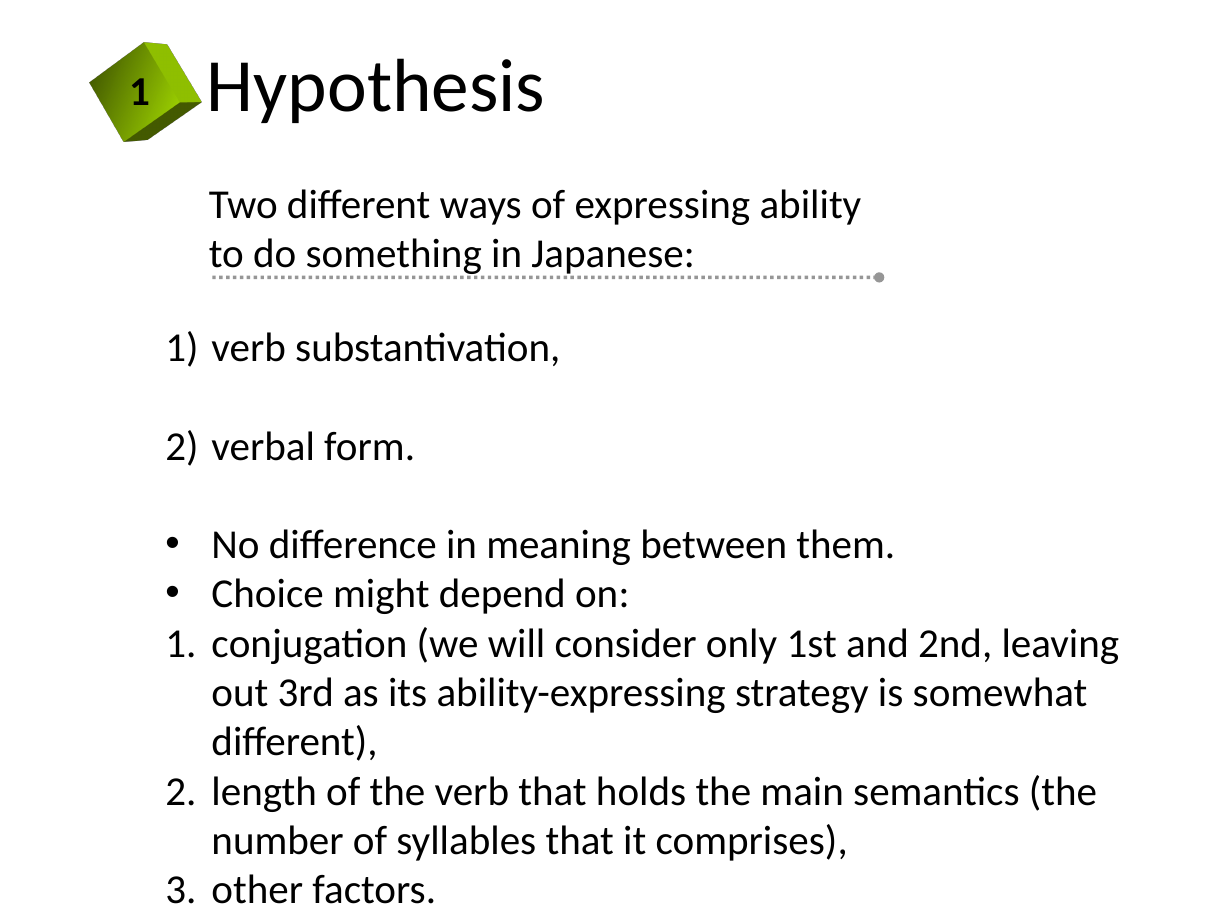
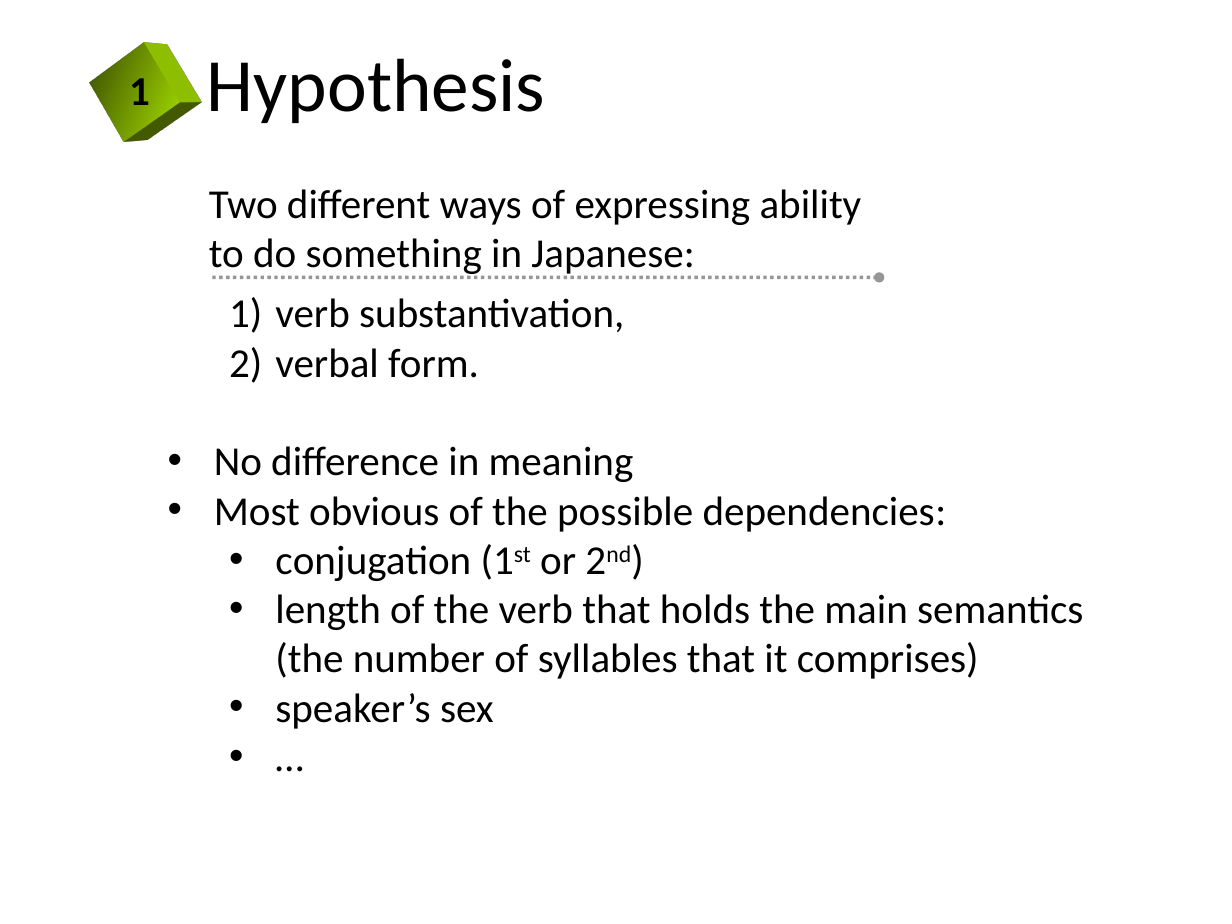
Before and after one commit to kateabr/r_project_data, a slide deck: slide 2 of slides.pptx. Drawn at 1232x924 pixels with LibreOffice and Linux fonts; fonts in the diff are those of the drawing; background and template pictures are left out. Boxes give left, top, right and bottom in pixels: in the first picture for what was removed or moved away, otherwise in the second. Text is boxed around its words. In the diff, an @@ line names an element or a change of style, - is before the commit and + after.

```diff
--- a/slides.pptx
+++ b/slides.pptx
@@ text "verb substantivation,": place and size @@
-text "verb substantivation," at [211, 332, 1120, 904]
+text "verb substantivation," at [214, 298, 1083, 729]
@@ text at [275, 298, 624, 378]: list level 1 to 2 in "verb substantivation,"; list level 1 to 2 in "verbal form." @@
@@ text at [214, 446, 1083, 729]: text changed @@
-• No difference in meaning between them.
-• Choice might depend on:
-1. сonjugation (we will consider only 1st and 2nd, leaving out 3rd as its ability-expressing strategy is somewhat different),
-2. length of the verb that holds the main semantics (the number of syllables that it comprises),
-3. other factors.
+• No difference in meaning
+• Most obvious of the possible dependencies:
+  • сonjugation (1st or 2nd)
+  • length of the verb that holds the main semantics (the number of syllables that it comprises)
+  • speaker’s sex
+  • …
```
Also in this commit, not shown: 7 other slides changed, 17 slides added, 1 slide removed.
